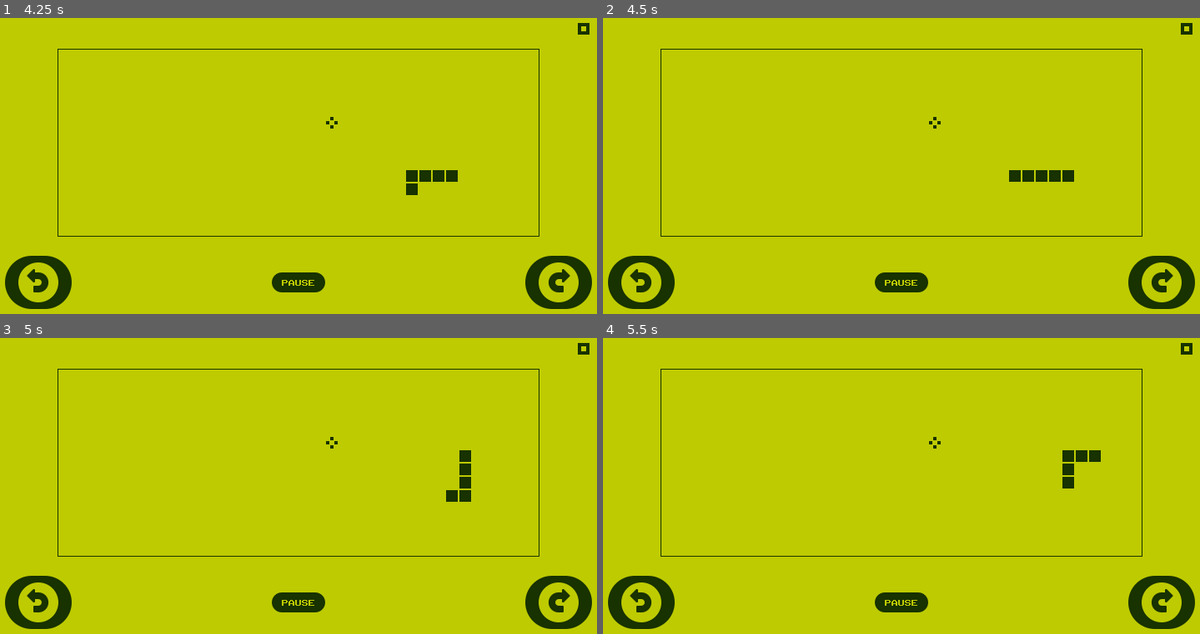
Above: before the commit, frames 1-4 (two rows, left to right).
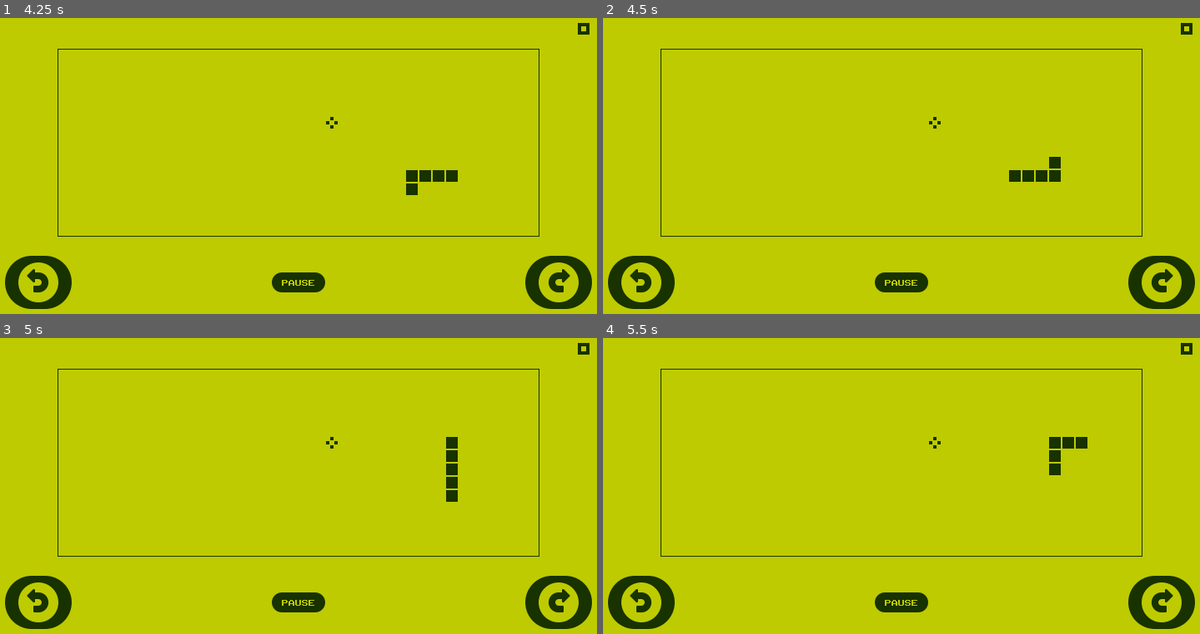
Above: after the commit, the same moments.

Repository: MCMLXXXV/godot-snake-game
Game: Godot game, scene res://ui/title/title.tscn
Same seed, same stepped clock (60 frames per second), same inputs: the game is played once before the commit and once after it.
Inputs (mouse positions are in pixels of both pictures, inside the frame that each line leads up to):
- Up to frame 1 (4.25 s): click (286, 225) at 0.5 s; click (35, 281) at 1.25 s; click (561, 281) at 2 s; click (298, 281) at 2.75 s; tap Enter at 3.5 s; hold Right (ui_right) from 3.53 s (still down)
- Up to frame 2 (4.5 s): release Right (ui_right) at 4.28 s; hold Left (ui_left) from 4.28 s (still down)
- Up to frame 3 (5 s): keep holding Left (ui_left)
- Up to frame 4 (5.5 s): release Left (ui_left) at 5.03 s; hold Right (ui_right) from 5.03 s (still down)

Frame 1 is identical in both runs. In frame 2, 0.2% of the frame differs, in the area x 74-79%, y 46-56%; in frame 3, 0.6%; in frame 4, 0.8%, in the area x 74-84%, y 33-51%.

Commit message:
Use the right callback for input processing.

Diff:
--- a/elements/grid/grid.gd
+++ b/elements/grid/grid.gd
@@ -66,14 +66,13 @@
 
 
 """
-Node update process.
+Node input processing callback.
 """
-func _process(delta):
-	if is_running():
-		if Input.is_action_just_pressed("ui_left"):
-			$snake.turn_left()
-		if Input.is_action_just_pressed("ui_right"):
-			$snake.turn_right()
+func _input(event):
+	if Input.is_action_just_pressed("ui_left"):
+		$snake.turn_left()
+	if Input.is_action_just_pressed("ui_right"):
+		$snake.turn_right()
 
 
 """
